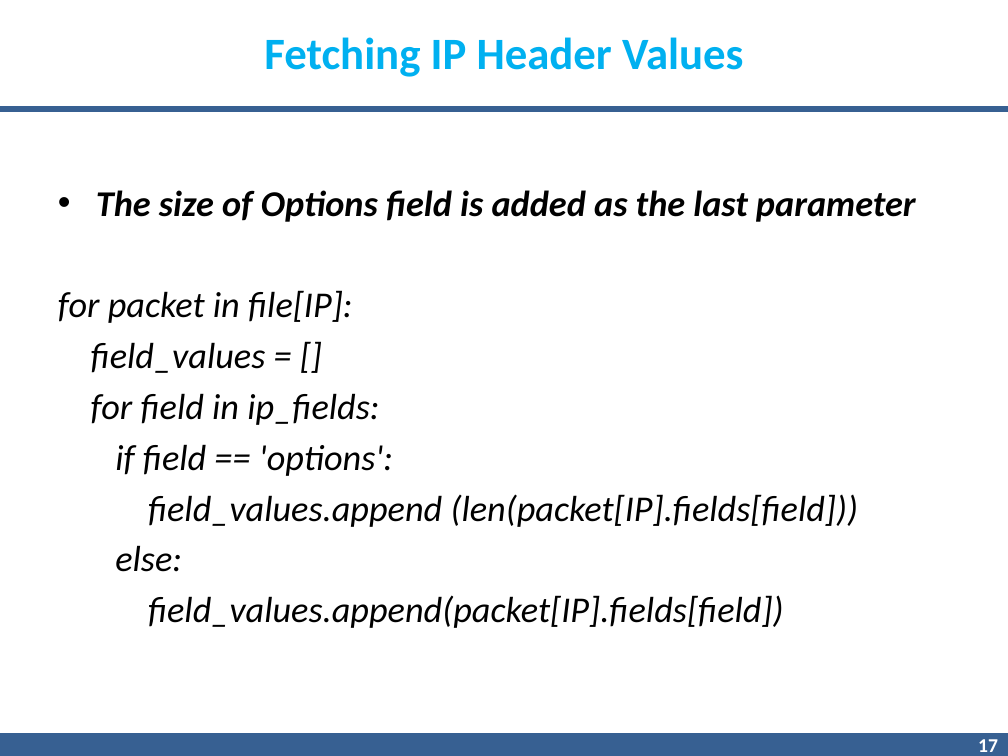
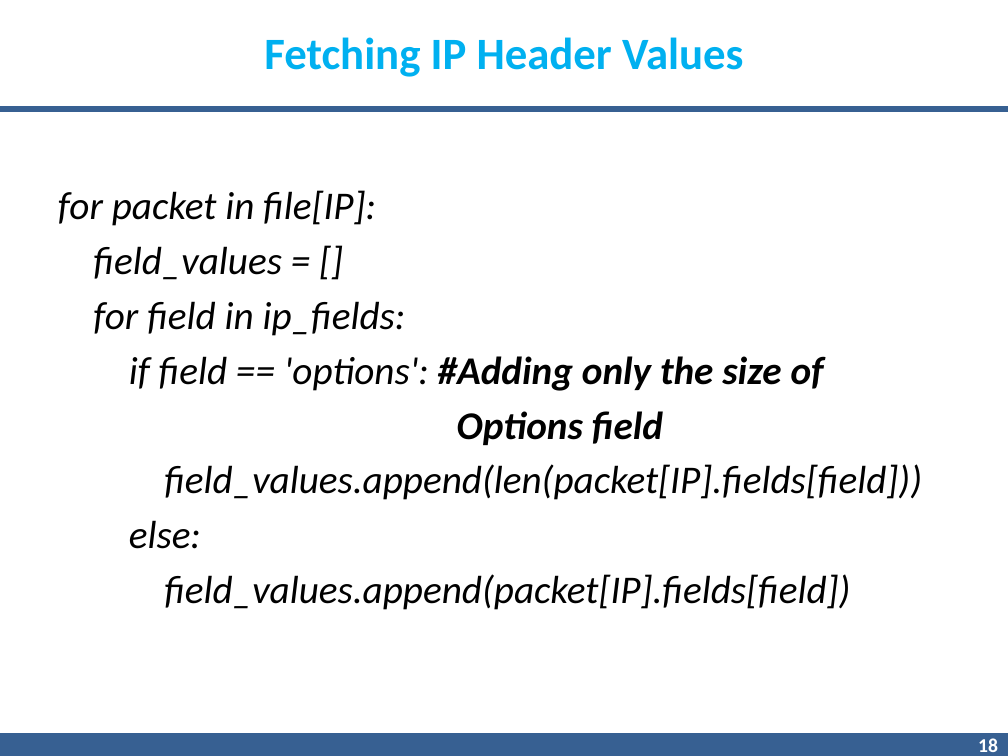
Before and after one commit to gnnain/Pcap_Reader, a slide deck: slide 18 of 7.pptx (slide 17 before the commit). Drawn at 1008x756 pixels with LibreOffice and Linux fonts; fonts in the diff are those of the drawing; background and template pictures are left out. Boxes give left, top, right and bottom in pixels: in the first picture for what was removed or moved away, otherwise in the second. Text is boxed around its words. In the diff, an @@ line names an element or a change of style, - is before the commit and + after.

```diff
--- a/7.pptx
+++ b/7.pptx
@@ text at bbox=[58, 190, 850, 610]: size 25.9 to 28 pt in "for packet in file[IP]:", "field_values = []", "for field in ip_fields:", "else:" and 1 more places; alignment left to justified @@
@@ text at bbox=[96, 190, 916, 222]: paragraph removed @@
-• The size of Options field is added as the last parameter
@@ text at bbox=[129, 356, 922, 500]: text changed; size 25.9 to 28 pt @@
-if field == 'options':
-field_values.append (len(packet[IP].fields[field]))
+if field == 'options': #Adding only the size of
+Options field
+field_values.append(len(packet[IP].fields[field]))
@@ page number at bbox=[978, 738, 998, 752]: text changed @@
-17
+18
```
Also in this commit, not shown: 12 other slides changed, 2 slides added, 2 slides removed, 2 other files.
